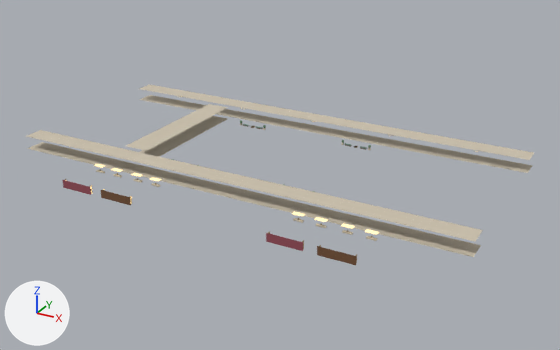
What one commit did to the Blender file web/asset-library/blender/mall/GC-MALL-FITOUT-001.blend.
Rendered twice from a 50 mm camera at (166.0, -294.0, 139.0) aimed at (10.0, -11.0, -3.0). The axes (+X, +Y, +Z) are drawn at lower left. The lights are the same throughout. The first picture is the older version.

Objects in the first picture: 'Fitout Burgundy', 'Fitout Sage upholstery', 'Fitout Travertine', 'Fitout Walnut', 'Fitout Warm light', 'Fitout Warm porcelain' and 1 more.
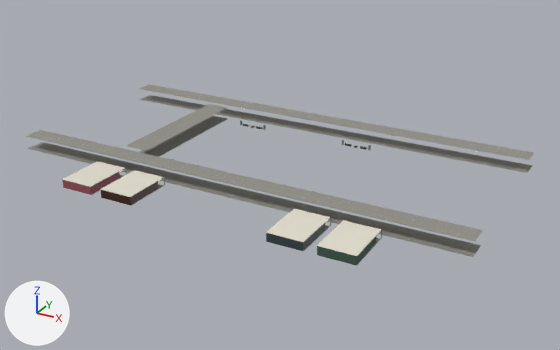
Edits to the bpy script that builds the scene:
```text
Change mat_travertine:
    remove # nodes: BsdfPrincipled, Bump, OutputMaterial, TexNoise
    remove # colours: pale yellow #cec4af
    nodes: BsdfPrincipled, NormalMap, OutputMaterial, TexImage x2
    uses the picture img_travertine_basecolor
    uses the picture img_travertine_micro_normal
Change mat_walnut:
    remove # nodes: BsdfPrincipled, Bump, OutputMaterial, TexNoise
    remove # colours: brown #765237
    nodes: BsdfPrincipled, NormalMap, OutputMaterial, TexImage x2
    uses the picture img_walnut_basecolor
    uses the picture img_walnut_micro_normal
Change me_cube:
    remove me_cube.from_pydata(...)  # 1328 vertices, 1108 faces; spans x -109.0..109.0, y -97.0..5.0, z 0.0..6.0
    add me_cube.from_pydata(...)  # 5616 vertices, 5236 faces; spans x -109.0..109.0, y -117.0..5.0, z 0.0..6.0
    me_cube part 1: 2144 vertices added at x 38.0..75.0, y -117.0..-94.0, z 0.0..4.0
    me_cube part 2: 900 kept faces spanning x -109.0..109.0, y -97.0..5.0, z 0.0..6.0 get new texture (UV) coordinates
    other edits to the shape of me_cube do not show in these pictures
Change me_cube_003:
    remove me_cube_003.from_pydata(...)  # 9328 vertices, 6804 faces; spans x 0.0..210.0, y -91.0..5.0, z 0.0..6.0
    add me_cube_003.from_pydata(...)  # 9840 vertices, 7176 faces; spans x 0.0..210.0, y -117.0..5.0, z 0.0..6.0
    me_cube_003 part 3: 400 vertices added at x 43.0..80.0, y -117.0..-94.0, z 1.0..4.0
    me_cube_003 part 4: 112 vertices added at x 143.0..180.0, y -117.0..-94.0, z 4.0
Change me_cube_298:
    remove me_cube_298.from_pydata(...)  # 560 vertices, 540 faces; spans x -7.7..107.7, y -103.8..0.8, z -0.2..3.6
    add me_cube_298.from_pydata(...)  # 6048 vertices, 5832 faces; spans x -28.6..107.6, y -103.8..0.8, z -0.2..3.7
    me_cube_298 part 5: the loose piece of 56 vertices spanning x 92.3..107.7, y -103.8..-103.7, z -0.1..3.6 is scaled about its middle by (0.0307, 2.87, 0.107), then moved by (-125.9, 20.7, -1.0)
    me_cube_298 part 6: 2072 vertices added at x -28.6..7.6, y -103.7..-81.3, z -0.2..3.7
    me_cube_298 part 7: 486 kept faces spanning x -7.7..67.6, y -103.8..0.8, z -0.2..3.6 get new texture (UV) coordinates
    other edits to the shape of me_cube_298 do not show in these pictures
Change me_cube_299:
    remove me_cube_299.from_pydata(...)  # 896 vertices, 864 faces; spans x -1.6..67.6, y -60.8..0.7, z -0.1..0.7
    add me_cube_299.from_pydata(...)  # 3808 vertices, 3672 faces; spans x -27.0..107.9, y -103.8..0.7, z -0.5..3.3
    me_cube_299 part 8: 1232 vertices added at x 92.1..107.9, y -103.8..-80.6, z -0.5..3.3
    me_cube_299 part 9: 864 kept faces spanning x -1.6..67.6, y -60.8..0.7, z -0.1..0.7 get new texture (UV) coordinates
    other edits to the shape of me_cube_299 do not show in these pictures
Change me_cube_334:
    remove me_cube_334.from_pydata(...)  # 112 vertices, 108 faces; spans x -7.7..107.7, y 0.0, z -1.9..1.9
    add me_cube_334.from_pydata(...)  # 2016 vertices, 1944 faces; spans x -7.9..7.9, y 0.0..23.1, z -1.9..1.9
    me_cube_334 part 10: the loose piece of 56 vertices spanning x 92.3..107.7, y 0.0, z -1.9..1.9 is scaled about its middle by (1.03, 6.39, 0.12), then moved by (-100.0, 22.9, 1.6)
    me_cube_334 part 11: a new loose piece of 56 vertices spanning x 7.2..7.4, y 0.5..19.0, z -1.9..1.8, in mat_burgundy (brown #974d59)
    other edits to the shape of me_cube_334 do not show in these pictures
Change me_cube_338:
    remove me_cube_338.from_pydata(...)  # 3008 vertices, 2992 faces; spans x -27.0..144.0, y -1.0..98.0, z 0.0..1.0
    add me_cube_338.from_pydata(...)  # 8544 vertices, 7600 faces; spans x -25.0..146.0, y -11.0..107.0, z -3.0..1.0
    me_cube_338 part 12: 164 vertices moved within x 2.0..133.0, y -1.0, z 0.0; 284 vertices removed from x -2.0..133.0, y -1.0..1.0, z 0.0; 5468 vertices added at x -25.0..146.0, y -11.0..21.0, z -3.0..1.0
    other edits to the shape of me_cube_338 do not show in these pictures
Change me_cube_382:
    remove me_cube_382.from_pydata(...)  # 112 vertices, 108 faces; spans x -4.0..44.0, y -0.1..0.1, z -0.6..0.6
    add me_cube_382.from_pydata(...)  # 5164 vertices, 5088 faces; spans x -1.0..134.0, y -0.4..33.5, z -1.9..2.9
    me_cube_382 part 13: the loose piece of 56 vertices spanning x 36.0..44.0, y -0.1..0.1, z -0.6..0.6 is copied, and the copy is scaled about its middle by (1.93, 0.468, 3.3), then moved by (66.0, -0.4, 0.0); it spans x 98.3..113.7, y -0.4..-0.3, z -1.9..1.9
    me_cube_382 part 14: 3372 vertices added at x 98.6..134.0, y -0.1..20.6, z -1.9..1.8
    other edits to the shape of me_cube_382 do not show in these pictures
Change ob_fitout_ink:
    ob_fitout_ink.location: (-20.0, -40.0, 4.5) -> (-60.0, -73.4, 2.1)
```

Where the change shows, as pixel boxes (x1, y1, x2, y2) in the pictures (560 x 350 px; the box of a moved part takes in the faces that stretch with it):
'Fitout Travertine', surface changed, reshaped (darker): before (26, 84, 534, 257); after (26, 84, 534, 266)
'Fitout Warm porcelain', reshaped (mostly hidden): before (50, 93, 523, 252); after (50, 93, 523, 256)
'Fitout Walnut', surface changed, reshaped: before (101, 125, 366, 265); after (100, 125, 366, 205)
'Fitout Burgundy', reshaped (73% narrower, 54% shorter): before (62, 180, 303, 251); after (62, 163, 126, 195)
'Fitout Sage upholstery', reshaped: before (243, 124, 367, 149); after (119, 124, 377, 265)
'Fitout Ink', reshaped, moved (not visible before): after (266, 209, 331, 251)
part 1 of me_cube, added: after (303, 218, 382, 266)
part 2 of me_cube, surface changed (darker): (26, 84, 534, 257) in both
part 3 of me_cube_003, added: after (62, 161, 164, 197)
part 4 of me_cube_003, added: after (266, 209, 382, 256)
part 5 of me_cube_298, moved or reshaped (not visible afterwards): before (317, 246, 357, 265)
part 6 of me_cube_298, added: after (100, 173, 161, 205)
part 7 of me_cube_298, surface changed: (101, 125, 366, 205) in both
part 8 of me_cube_299, added (green): after (317, 220, 377, 265)
part 9 of me_cube_299, surface changed: (243, 124, 367, 149) in both
part 10 of me_cube_334, moved or reshaped (not visible afterwards): before (266, 233, 303, 251)
part 11 of me_cube_334, added: after (90, 172, 120, 194)
part 12 of me_cube_338, built on: before (94, 164, 379, 235)
part 13 of me_cube_382, added: after (266, 233, 303, 251)
part 14 of me_cube_382, added: after (303, 223, 325, 250)
